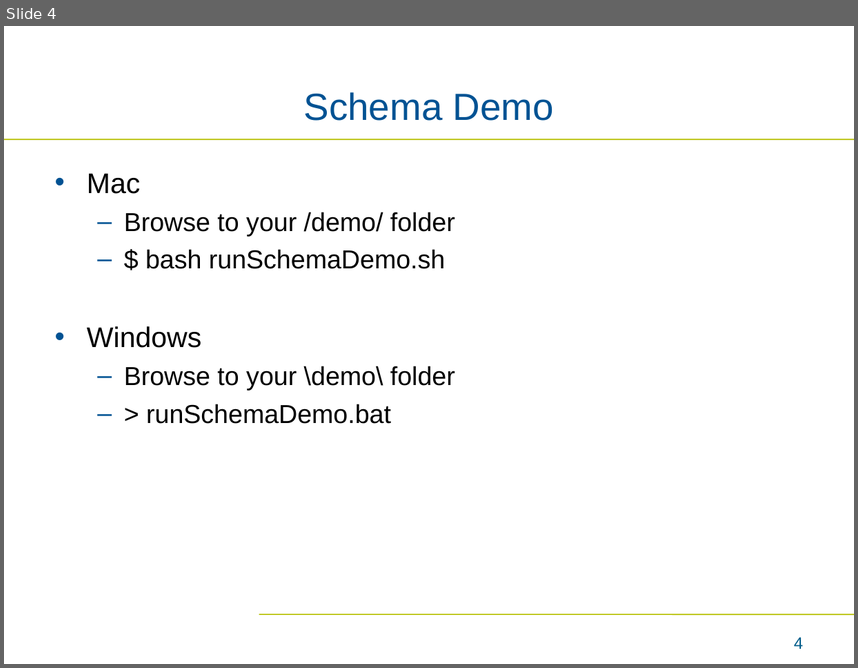
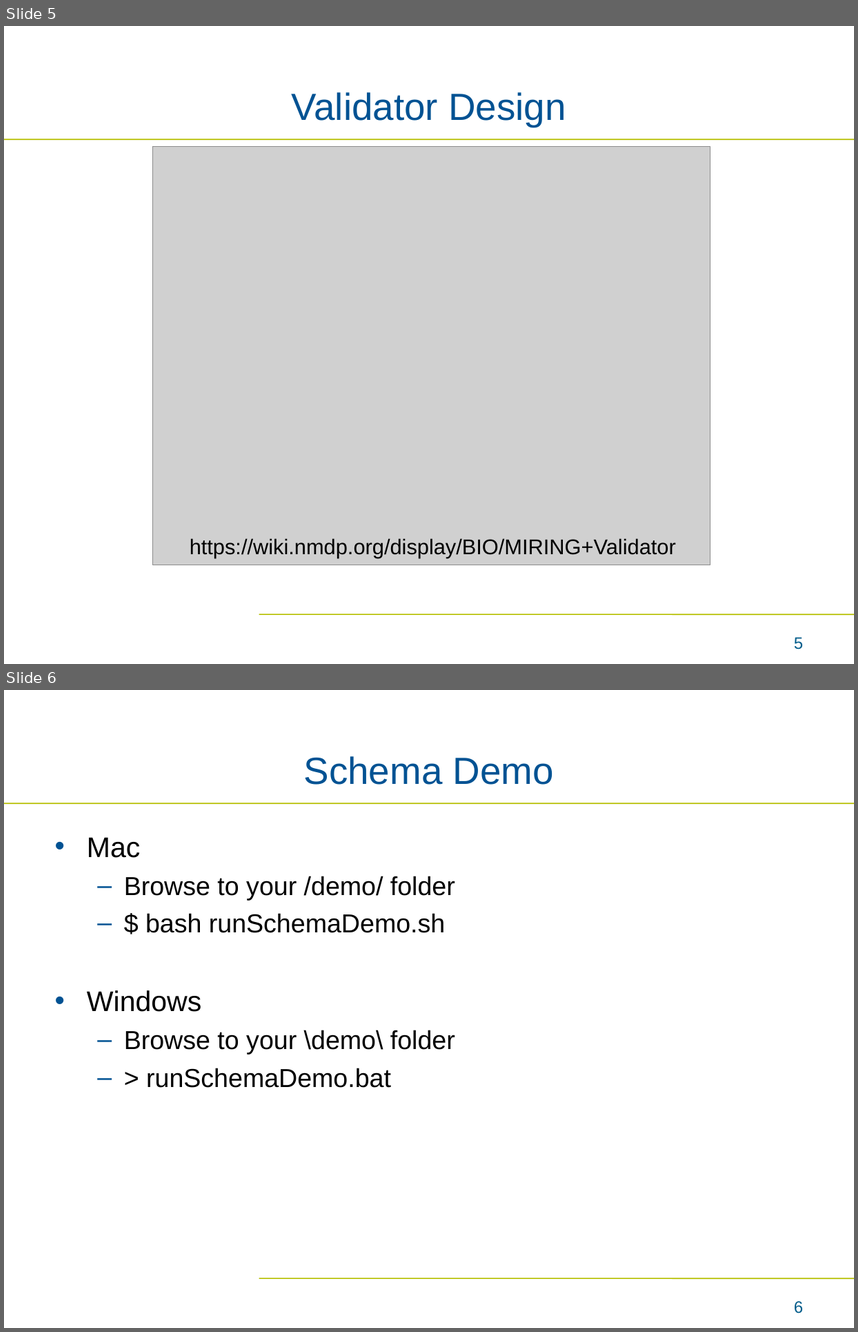
Before and after one commit to bmatern-nmdp/ValidationDemo, a slide deck: Interactive Demo.ppt. Shown one above the other, each under a label of ours: slide 4 before the commit, slides 5 and 6 after it. The pictures are 858x668 and 858x1332 pixels, drawn with LibreOffice and Linux fonts; fonts in the diff are those of the drawing; grey boxes stand for pictures; background and template pictures are left out. Boxes give left, top, right and bottom in pixels: in the first picture for what was removed or moved away, otherwise in the second. Text is boxed around its words. In the diff, an @@ line names an element or a change of style, - is before the commit and + after.

```diff
--- a/Interactive Demo.ppt
+++ b/Interactive Demo.ppt
@@ slide 5 added at box(4, 26, 854, 664), background #FFFFFF; not listed: 2 template elements that a slide beside it also shows @@
@@ title added at box(292, 92, 566, 127), 32 pt, text #005293 @@
+Validator Design
@@ picture added at box(153, 147, 711, 565) @@
@@ text added at box(190, 538, 676, 558), 18 pt, text #000000 @@
+https://wiki.nmdp.org/display/BIO/MIRING+Validator
@@ page number added at box(794, 637, 803, 649), 14 pt, text #005C8A @@
+5
@@ what was slide 4 is now slide 6 @@
@@ page number at box(794, 1301, 803, 1313): text changed @@
-4
+6
```
Also in this commit, not shown: 3 slides changed, 4 other slides added, 3 slides removed, 6 other files.
